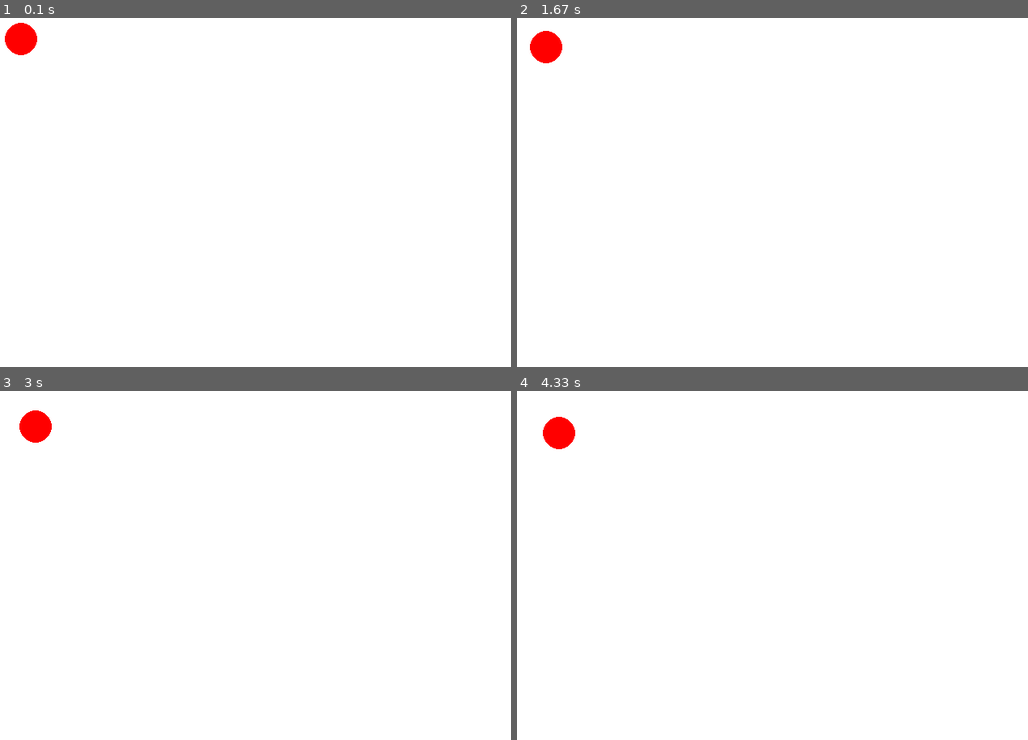
Above: before the commit, frames 1-4 (two rows, left to right).
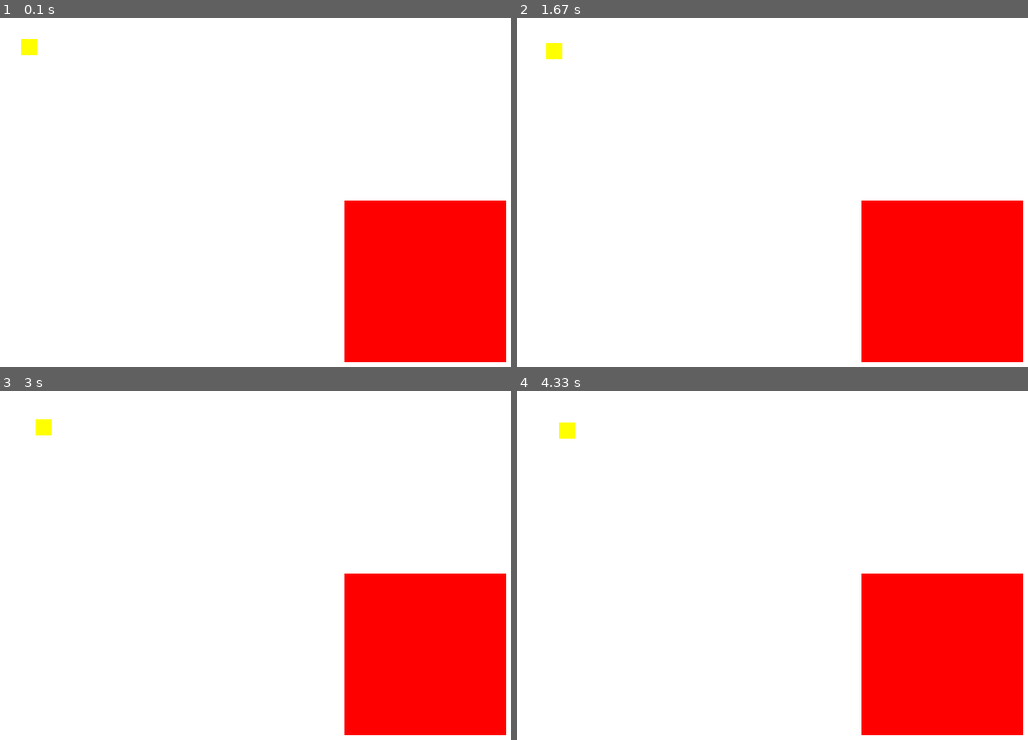
Above: after the commit, the same moments.

Repository: lookinALX/pygameProject
Game: pygame game, started from main.py
Same seed, same stepped clock (60 frames per second), same inputs: the game is played once before the commit and once after it.
Inputs:
- Up to frame 1 (0.1 s): no input
- Up to frame 2 (1.67 s): no input
- Up to frame 3 (3 s): no input
- Up to frame 4 (4.33 s): no input

The runs differ from the first frame. In frame 1, 15% of the frame differs, in the area x 0-100%, y 1-99%; in frame 2, 15%; in frame 3, 15%; in frame 4, 15%.

Commit message:
collision for square

Diff:
--- a/main.py
+++ b/main.py
@@ -10,8 +10,9 @@
     screen = pygame.display.set_mode((constants.SCREEN_WIDTH, constants.SCREEN_HEIGHT))
 
     #rectangle1 = shapes.Rectangle((0, 0, 255), 50, 50, 150, 100, 0.1, 0.1)
-    #square1 = shapes.Square((255, 255, 0), 100, 100, 200, 0.1, 0.25)
-    circle1 = shapes.Circle(color=(255, 0, 0), x=100, y=100, radius=20, speed_x=0.1, speed_y=0.1)
+    square1 = shapes.Square((255, 0, 0), 500, 300, 200, 0, 0)
+    square2 = shapes.Square((255, 255, 0), 100, 100, 20, 0.1, 0.05)
+    #circle1 = shapes.Circle(color=(255, 0, 0), x=100, y=100, radius=20, speed_x=0.1, speed_y=0.1)
     # Бесконечный цикл программы
     running = True
     while running:
@@ -23,12 +24,14 @@
         # TODO: отрисовать и двигать круг, квадрат
         # Draw objects
         # rectangle1.draw(screen)
-        #square1.draw(screen)
-        circle1.draw(screen)
+        square1.draw(screen)
+        square2.draw(screen)
+        #circle1.draw(screen)
         # Move objects
         # rectangle1.move()
-        # square1.move()
-        circle1.move()
+        square2.check_collision(square1)
+        square2.move()
+        #circle1.move()
 
         pygame.display.update()
 
--- a/shapes.py
+++ b/shapes.py
@@ -147,8 +147,25 @@
     def rotate(self, surface, angle):
         pygame.transform.rotate(surface, -angle)
 
-
-# TODO: добавить в метод движения столкновение со стенкой
+    def check_collision(self, other_rect):
+        """
+        Проверка коллизии с другим объектом.
+
+        Parameters:
+            other_rect (class Square): Прямоугольник другого объекта
+
+        Returns:
+            bool: True, если объекты пересекаются, иначе False
+        """
+        collision_detected = False
+        if (self.x + self.size >= other_rect.x and self.y + self.size >= other_rect.y) and (
+                other_rect.y + other_rect.size >= self.y and other_rect.x + other_rect.size >= self.x):
+            collision_detected = True
+            print("COLLISION!")
+        else:
+            collision_detected = False
+        return collision_detected
+
 class Circle(Shape):
     """
          Класс определяющий круга.
